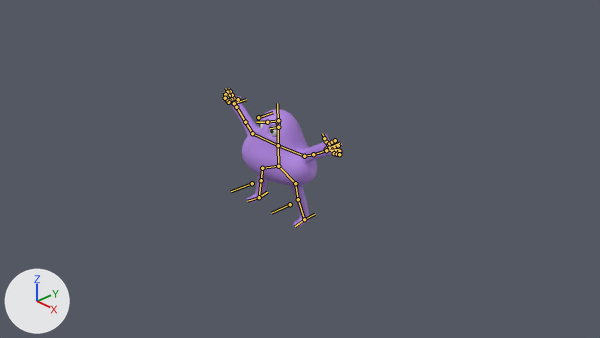
A saved change to the Blender file Character/char_lessDetail.blend.
Camera for both pictures: the file's camera 'Camera'. Every picture has the same lights, and +X, +Y and +Z are marked at lower left. Both versions are drawn at the pose saved in each file; the numbers are the values there. The bones that bend it are drawn over the model as lines.

Names of what the first picture shows: 'Eye_Left', 'Eye_Right', 'Sphere'.
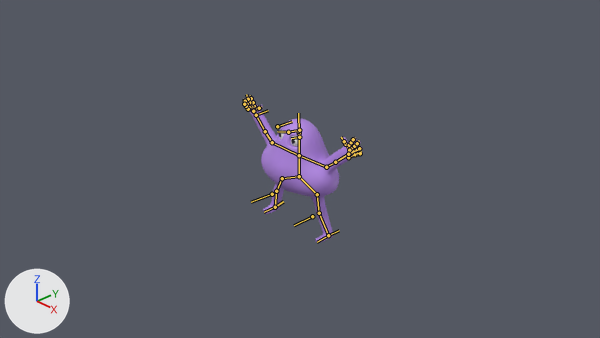
Boxes (x1, y1, x2, y2) around the edits, measured in the pictures (600 x 338 px):
'Sphere', posed (7% taller)
    before: (224, 89, 343, 227)
    after: (243, 95, 363, 243)
'Eye_Left', posed
    before: (269, 126, 279, 136)
    after: (291, 136, 300, 147)
bone 'Neck', root to tip
    before: (278, 145) to (278, 123)
    after: (299, 155) to (299, 133)
bone 'Foot_Left', root to tip
    before: (304, 219) to (295, 226)
    after: (328, 235) to (317, 242)
bone 'Wrist_Left', root to tip
    before: (326, 150) to (329, 148)
    after: (348, 154) to (349, 150)
bone 'Bone.032', root to tip
    before: (329, 148) to (334, 153)
    after: (349, 150) to (355, 154)
bone 'Ctrl_Arm_Left', root to tip
    before: (326, 149) to (339, 143)
    after: (348, 157) to (361, 151)
bone 'Ctrl_Hand_Left', root to tip
    before: (326, 150) to (339, 149)
    after: (348, 154) to (359, 149)
bone 'Ctrl_Foot_Left', root to tip
    before: (304, 219) to (315, 214)
    after: (328, 235) to (339, 230)
bone 'Ctrl_Leg_Left', root to tip
    before: (290, 204) to (271, 213)
    after: (312, 216) to (294, 225)
bone 'Ctrl_Hand_Right', root to tip
    before: (234, 103) to (246, 99)
    after: (256, 115) to (268, 110)
bone 'Ctrl_Foot_Right', root to tip
    before: (259, 197) to (267, 192)
    after: (275, 207) to (283, 201)

What the commit changed:
Bone 'Neck' (bone_neck) moves from (-0.416, 0.008, 0.0) to (0.0, 0.0, 0.0).
Bone 'Foot_Left' (bone_foot_left) turns from (-2, 0, 0) to (0, 0, 0) degrees about its own x, y and z.
Bone 'Wrist_Left' (bone_wrist_left) turns from (-10, 1, 5) to (0, 0, 0) degrees about its own x, y and z.
Bone 'Bone.032' (bone_bone_032) turns from (2, 1, 1) to (0, 0, 0) degrees about its own x, y and z.
Bone 'Ctrl_Arm_Left' (bone_ctrl_arm_left) moves from (-0.012, -0.005, -0.021) to (0.0, 0.0, 0.0).
Bone 'Ctrl_Hand_Left' (bone_ctrl_hand_left) moves from (-0.039, -0.026, -0.084) to (0.0, 0.0, 0.0).
Bone 'Ctrl_Hand_Left' (bone_ctrl_hand_left) turns from (-20, 51, -11) to (0, 0, 0) degrees about its own x, y and z.
Bone 'Ctrl_Foot_Left' (bone_ctrl_foot_left) moves from (-0.143, 0.085, 0.022) to (0.0, 0.0, 0.0).
Bone 'Ctrl_Leg_Left' (bone_ctrl_leg_left) moves from (-0.03, -0.002, -0.009) to (0.0, 0.0, 0.0).
Bone 'Ctrl_Hand_Right' (bone_ctrl_hand_right) moves from (-0.058, 0.0, -0.033) to (0.0, 0.0, 0.0).
Bone 'Ctrl_Foot_Right' (bone_ctrl_foot_right) moves from (0.034, 0.023, 0.0) to (0.0, 0.0, 0.0).
